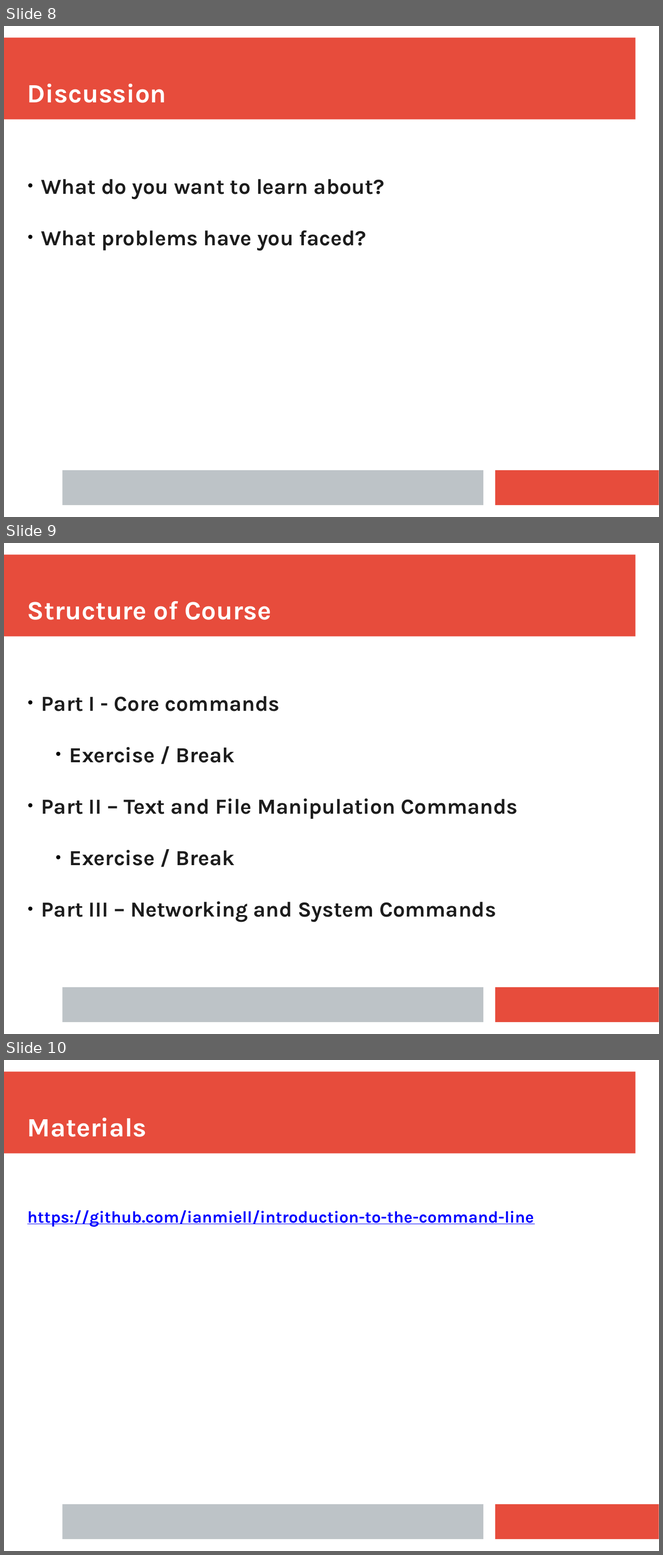
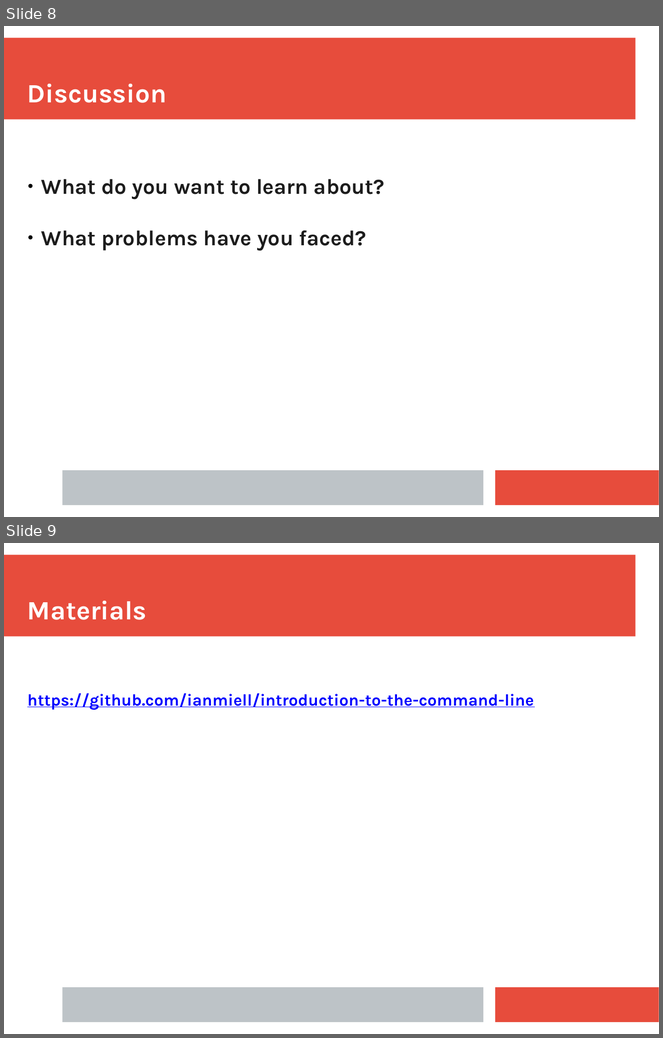
Before and after one commit to ianmiell/introduction-to-the-command-line, a slide deck: slides/introduction_to_the_command_line.pptx. Shown one above the other, each under a label of ours: slides 8, 9 and 10 before the commit, slides 8 and 9 after it. The pictures are 663x1555 and 663x1038 pixels, drawn with LibreOffice and Linux fonts; fonts in the diff are those of the drawing. Boxes give left, top, right and bottom in pixels: in the first picture for what was removed or moved away, otherwise in the second. Text is boxed around its words. In the diff, an @@ line names an element or a change of style, - is before the commit and + after.

```diff
--- a/slides/introduction_to_the_command_line.pptx
+++ b/slides/introduction_to_the_command_line.pptx
@@ slide 9 removed at [4, 543, 659, 1034], background #FFFFFF; not listed: 3 template elements that a slide beside it also shows @@
@@ text removed at [27, 601, 271, 620] @@
-Structure of Course
@@ text removed at [41, 696, 518, 922] @@
-● Part I - Core commands
-    ● Exercise / Break
-● Part II – Text and File Manipulation Commands
-    ● Exercise / Break
-● Part III – Networking and System Commands
@@ what was slide 10 is now slide 9 @@
```
Also in this commit, not shown: 4 slides changed, 2 slides added, 1 other slide removed, 1 other file.
